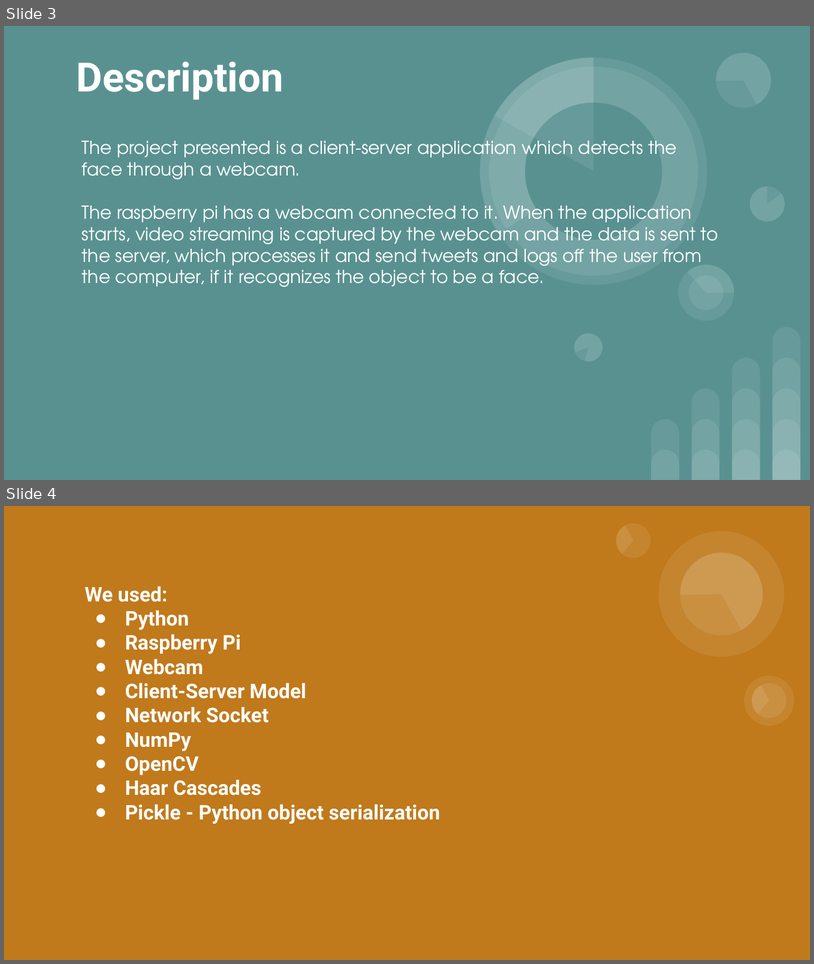
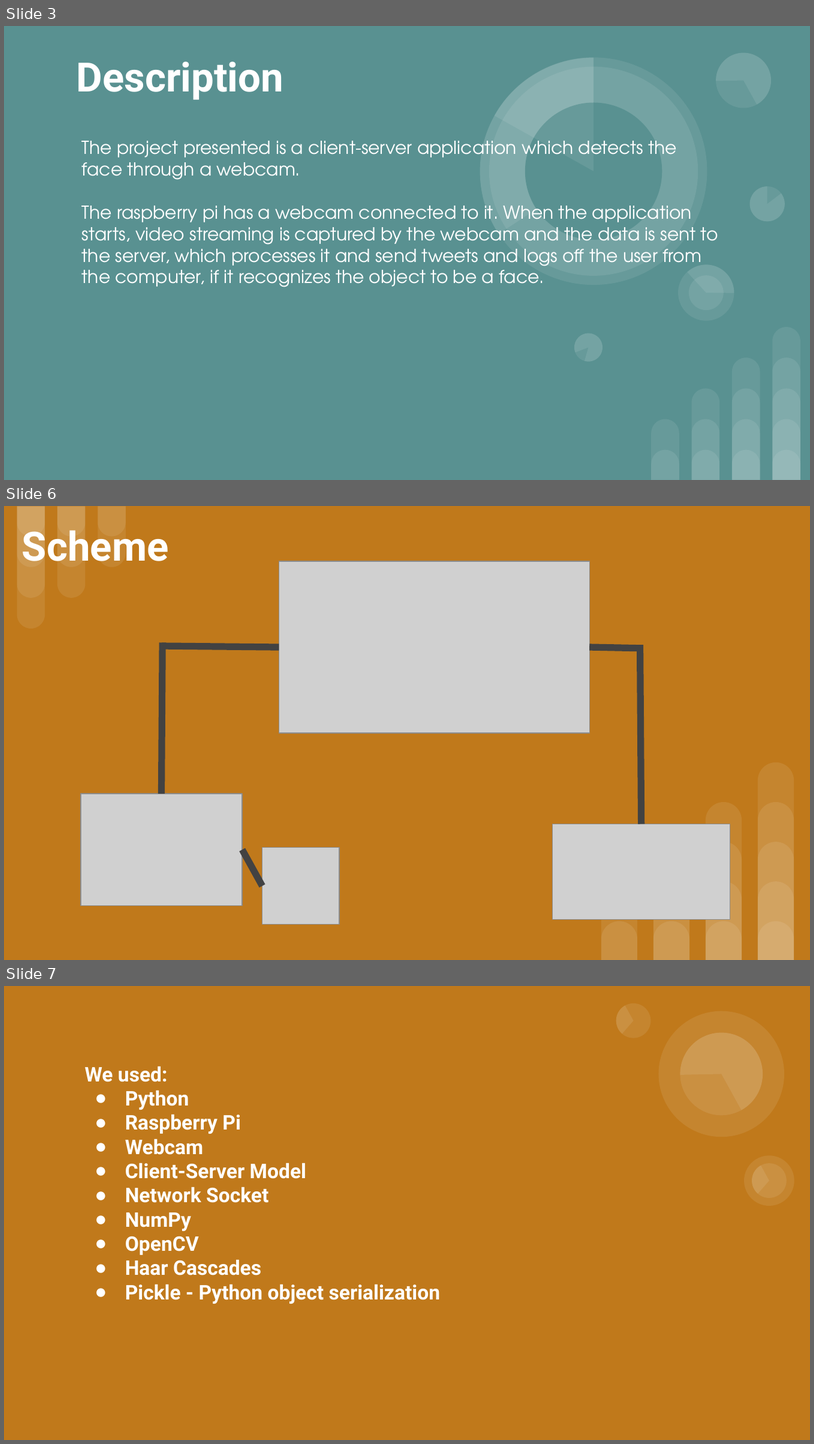
Before and after one commit to aracovan/MSproject, a slide deck: MS PPT Facial recognition.pptx. Shown one above the other, each under a label of ours: slides 3 and 4 before the commit, slides 3, 6 and 7 after it; the slides between them are not shown. The pictures are 814x964 and 814x1444 pixels, drawn with LibreOffice and Linux fonts; fonts in the diff are those of the drawing; grey boxes stand for pictures. Boxes give left, top, right and bottom in pixels: in the first picture for what was removed or moved away, otherwise in the second. Text is boxed around its words. In the diff, an @@ line names an element or a change of style, - is before the commit and + after.

```diff
--- a/MS PPT Facial recognition.pptx
+++ b/MS PPT Facial recognition.pptx
@@ slide 6 added at <box>4,506,810,960</box>, background #C0791B @@
@@ group added at <box>17,506,126,628</box>: 9 round same rects @@
@@ title added at <box>22,530,169,561</box>, 36 pt, text #FFFFFF, bold @@
+Scheme
@@ picture added at <box>279,562,590,733</box> @@
@@ line added from (279, 647) to (161, 646), #424242 6 pt @@
@@ line added from (161, 793) to (163, 642), #424242 6 pt @@
@@ line added from (590, 647) to (638, 648), #424242 6 pt @@
@@ line added from (642, 824) to (640, 645), #424242 6 pt @@
@@ picture added at <box>81,793,242,905</box> @@
@@ picture added at <box>553,824,731,919</box> @@
@@ picture added at <box>262,847,339,925</box> @@
@@ line added from (262, 886) to (243, 850), #424242 6 pt @@
@@ group added at <box>602,762,794,960</box>: 14 round same rects @@
@@ what was slide 4 is now slide 7 @@
```
Also in this commit, not shown: 2 slides changed, 7 other slides added.
